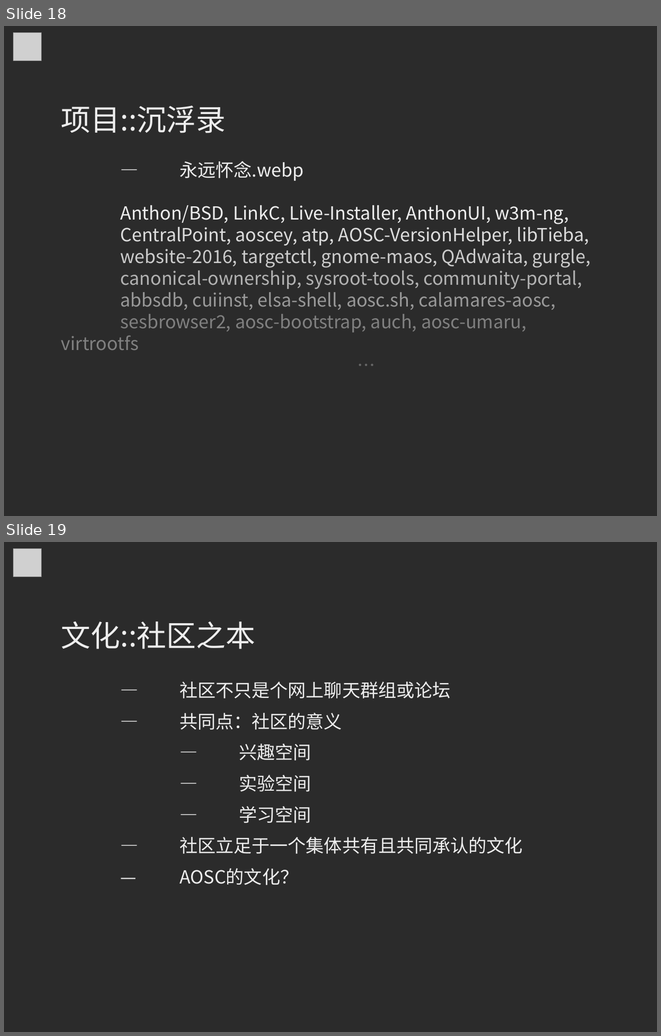
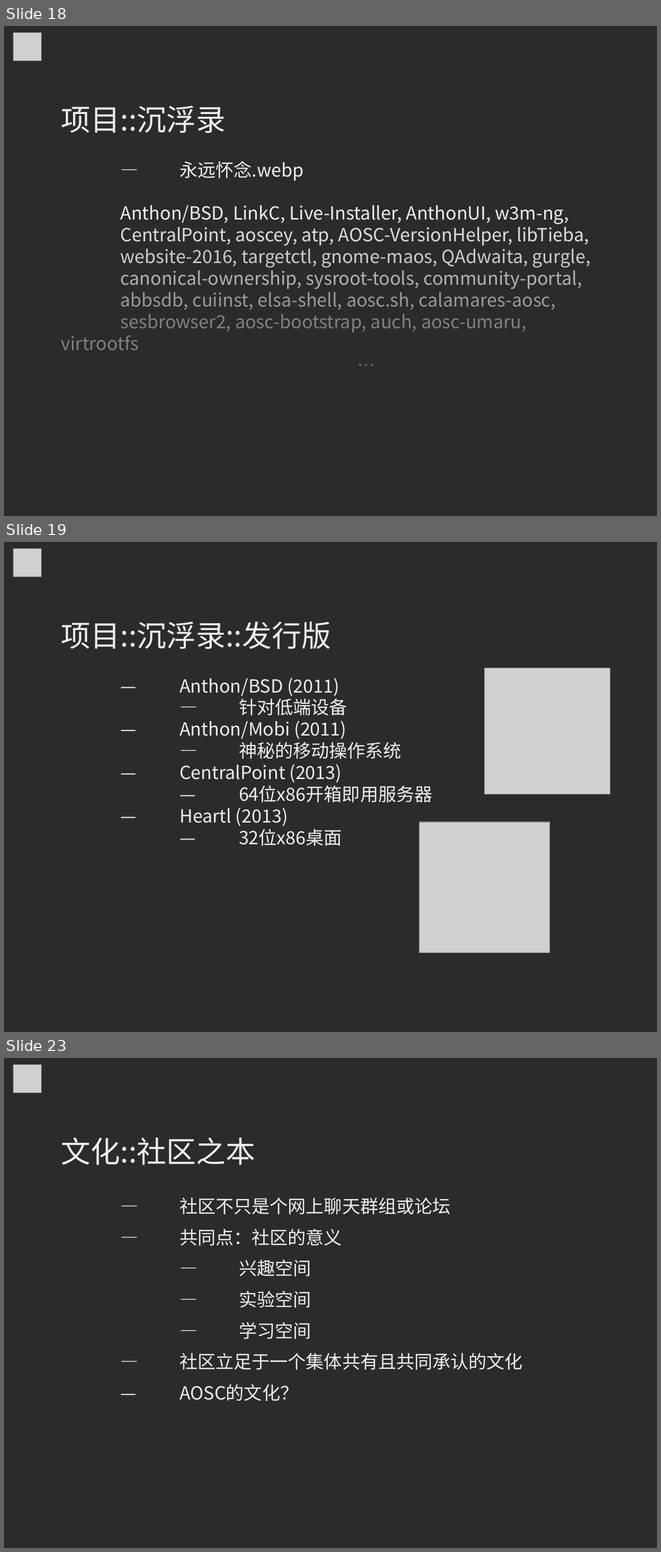
Before and after one commit to MingcongBai/soscon-2018-talk, a slide deck: slide.odp. Shown one above the other, each under a label of ours: slides 18 and 19 before the commit, slides 18, 19 and 23 after it; the slides between them are not shown. The pictures are 661x1036 and 661x1552 pixels, drawn with LibreOffice and Linux fonts; fonts in the diff are those of the drawing; grey boxes stand for pictures; background and template pictures are left out; a plain dark background stands for a picture behind light text. Boxes give left, top, right and bottom in pixels: in the first picture for what was removed or moved away, otherwise in the second. Text is boxed around its words. In the diff, an @@ line names an element or a change of style, - is before the commit and + after.

```diff
--- a/slide.odp
+++ b/slide.odp
@@ slide 19 added at (x1=4, y1=542, x2=657, y2=1032), background picture (left out) @@
@@ picture added at (x1=14, y1=548, x2=41, y2=576) @@
@@ text added at (x1=61, y1=622, x2=432, y2=846), 22 pt, text #EEEEEE @@
+项目::沉浮录::发行版
+— Anthon/BSD (2011)
+— 针对低端设备
+— Anthon/Mobi (2011)
+— 神秘的移动操作系统
+— CentralPoint (2013)
+— 64位x86开箱即用服务器
+— Heartl (2013)
+— 32位x86桌面
@@ picture added at (x1=485, y1=668, x2=611, y2=794) @@
@@ picture added at (x1=420, y1=822, x2=550, y2=952) @@
@@ what was slide 19 is now slide 23 @@
```
Also in this commit, not shown: 1 slide changed, 3 other slides added.
